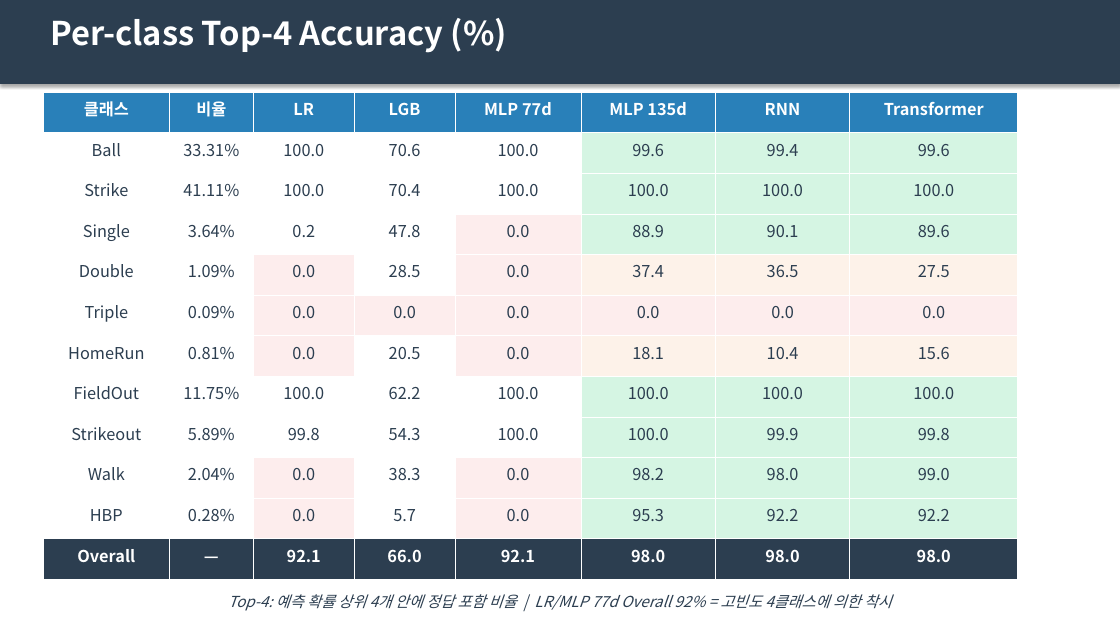
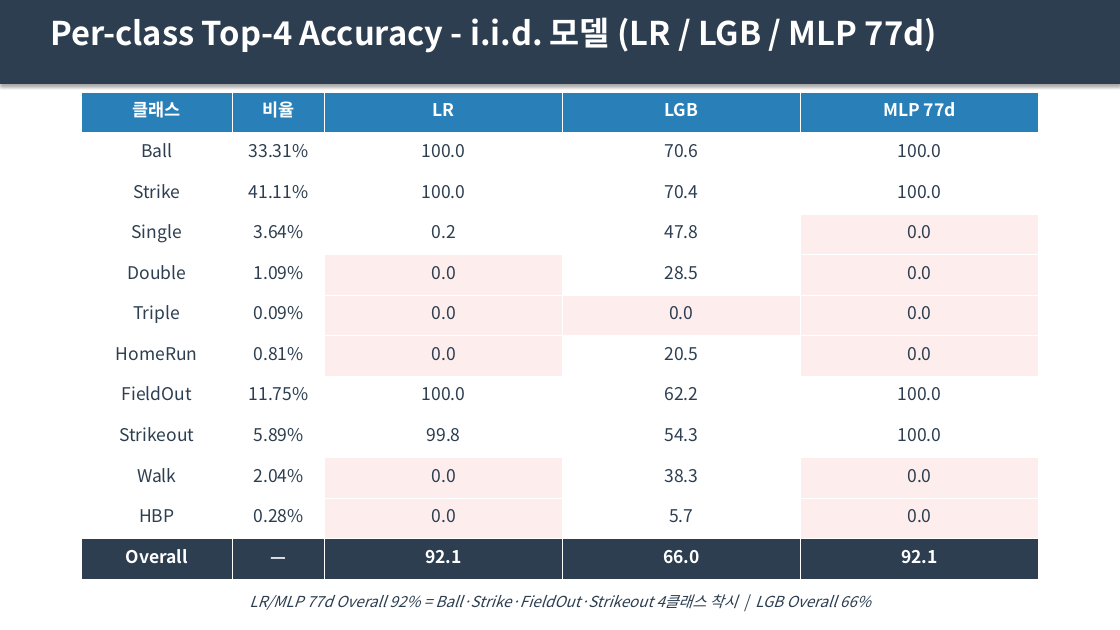
Before and after one commit to Pitcheezy/transition-models, a slide deck: slide 6 of outputs/presentations/10class_comparison_v2.pptx (slide 5 before the commit). Drawn at 1120x630 pixels with LibreOffice and Linux fonts; fonts in the diff are those of the drawing. Boxes give left, top, right and bottom in pixels: in the first picture for what was removed or moved away, otherwise in the second. Text is boxed around its words. In the diff, an @@ line names an element or a change of style, - is before the commit and + after.

```diff
--- a/outputs/presentations/10class_comparison_v2.pptx
+++ b/outputs/presentations/10class_comparison_v2.pptx
@@ text at (50, 17, 937, 53): text changed @@
-Per-class Top-4 Accuracy (%)
+Per-class Top-4 Accuracy - i.i.d. 모델 (LR / LGB / MLP 77d)
@@ table at (82, 92, 1039, 580) @@
-column 6: MLP 135d | 99.6 | 100.0 | 88.9 | 37.4 | 0.0 | 18.1 | 100.0 | 100.0 | 98.2 | 95.3 | 98.0
-column 7: RNN | 99.4 | 100.0 | 90.1 | 36.5 | 0.0 | 10.4 | 100.0 | 99.9 | 98.0 | 92.2 | 98.0
-column 8: Transformer | 99.6 | 100.0 | 89.6 | 27.5 | 0.0 | 15.6 | 100.0 | 99.8 | 99.0 | 92.2 | 98.0
@@ table: place and size @@
-table at (44, 92, 1018, 580)
+table at (82, 92, 1039, 580)
@@ text at (249, 594, 871, 610): text changed @@
-Top-4: 예측 확률 상위 4개 안에 정답 포함 비율 | LR/MLP 77d Overall 92% = 고빈도 4클래스에 의한 착시
+LR/MLP 77d Overall 92% = Ball·Strike·FieldOut·Strikeout 4클래스 착시 | LGB Overall 66%
```
Also in this commit, not shown: 1 other slide changed, 2 slides added, 1 other file.
